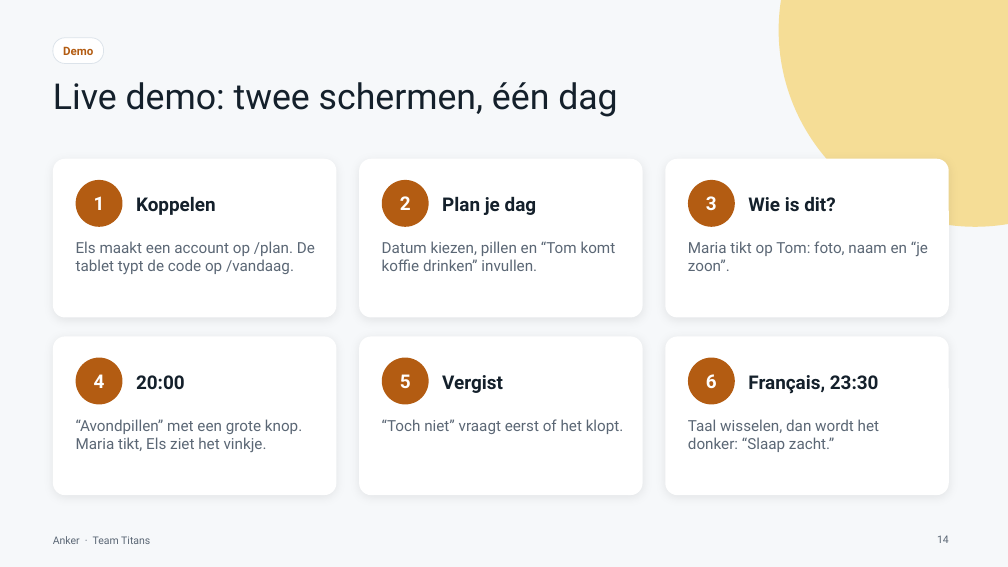
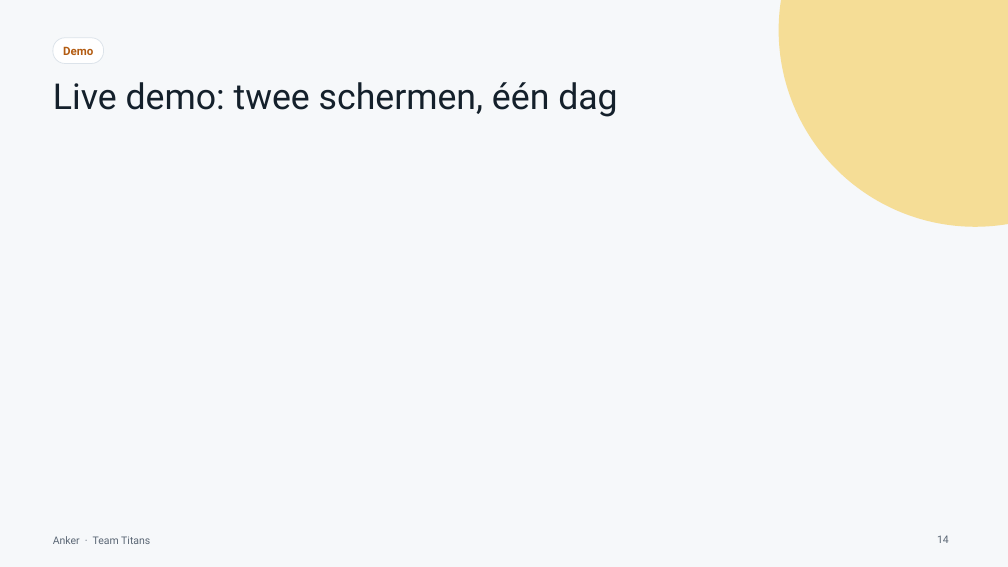
Before and after one commit to sergiuNE/Titans---Hack_The_Future, a slide deck: slide 14 of Documentation/Anker-pitch.pptx. Drawn at 1008x567 pixels with LibreOffice and Linux fonts; fonts in the diff are those of the drawing. Boxes give left, top, right and bottom in pixels: in the first picture for what was removed or moved away, otherwise in the second. Text is boxed around its words. In the diff, an @@ line names an element or a change of style, - is before the commit and + after.

```diff
--- a/Documentation/Anker-pitch.pptx
+++ b/Documentation/Anker-pitch.pptx
@@ rounded rectangle removed at (53,159,337,318) @@
@@ rounded rectangle removed at (359,159,643,318) @@
@@ rounded rectangle removed at (665,159,949,318) @@
@@ ellipse removed at (76,180,123,227) @@
-1
@@ text removed at (136,196,216,215) @@
-Koppelen
@@ ellipse removed at (382,180,429,227) @@
-2
@@ text removed at (442,196,537,215) @@
-Plan je dag
@@ ellipse removed at (688,180,735,227) @@
-3
@@ text removed at (748,196,835,211) @@
-Wie is dit?
@@ text removed at (76,241,315,274) @@
-Els maakt een account op /plan. De tablet typt de code op /vandaag.
@@ text removed at (382,241,616,271) @@
-Datum kiezen, pillen en “Tom komt koffie drinken” invullen.
@@ text removed at (688,241,928,271) @@
-Maria tikt op Tom: foto, naam en “je zoon”.
@@ rounded rectangle removed at (53,337,337,495) @@
@@ ellipse removed at (76,358,123,405) @@
-4
@@ rounded rectangle removed at (359,337,643,495) @@
@@ ellipse removed at (382,358,429,405) @@
-5
@@ rounded rectangle removed at (665,337,949,495) @@
@@ ellipse removed at (688,358,735,405) @@
-6
@@ text removed at (136,375,185,389) @@
-20:00
@@ text removed at (442,375,503,393) @@
-Vergist
@@ text removed at (748,375,879,394) @@
-Français, 23:30
@@ text removed at (76,419,302,452) @@
-“Avondpillen” met een grote knop. Maria tikt, Els ziet het vinkje.
@@ text removed at (382,419,624,434) @@
-“Toch niet” vraagt eerst of het klopt.
@@ text removed at (688,419,879,452) @@
-Taal wisselen, dan wordt het donker: “Slaap zacht.”
```
Also in this commit, not shown: 4 other slides changed.
